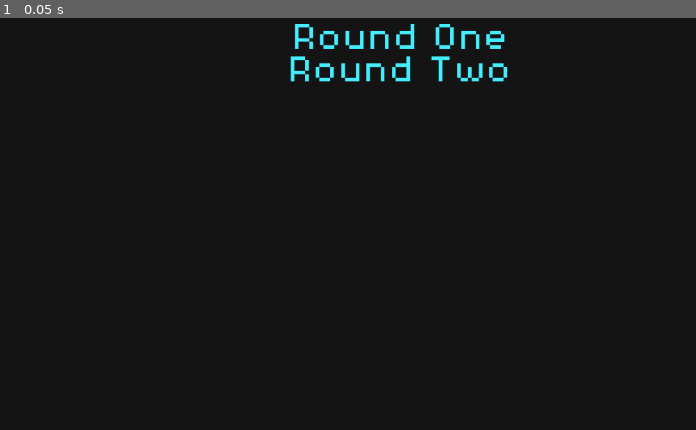
Above: before the commit, frame 1.
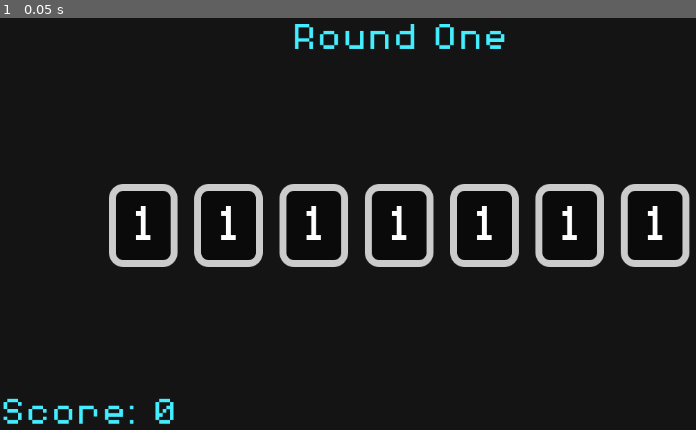
Above: after the commit, the same moment.

Repository: bblodget/WorkingMemory
Game: Godot game, scene res://GameScene.tscn
Same seed, same stepped clock (60 frames per second), same inputs: the game is played once before the commit and once after it. This scene is started directly instead of the project's main scene.
Inputs:
- Up to frame 1 (0.05 s): no input

The runs differ from the first frame. In frame 1, 6.4% of the frame differs, in the area x 0-100%, y 9-99%.
Error in both runs: Cannot call method 'connect' on a null value. (res://GameScene.gd:9)

Commit message:
added score

Diff:
--- a/GameScene.tscn
+++ b/GameScene.tscn
@@ -1,7 +1,19 @@
-[gd_scene load_steps=3 format=3 uid="uid://ban7g60nv7b4h"]
+[gd_scene load_steps=4 format=3 uid="uid://ban7g60nv7b4h"]
 
 [ext_resource type="Script" path="res://GameScene.gd" id="1_6qy41"]
 [ext_resource type="Theme" path="res://BaseTheme.tres" id="2_1htor"]
+
+[sub_resource type="StyleBoxFlat" id="StyleBoxFlat_sguwi"]
+bg_color = Color(0.0392157, 0.0392157, 0.0392157, 1)
+border_width_left = 10
+border_width_top = 10
+border_width_right = 10
+border_width_bottom = 10
+corner_radius_top_left = 20
+corner_radius_top_right = 20
+corner_radius_bottom_right = 20
+corner_radius_bottom_left = 20
+corner_detail = 10
 
 [node name="GameScene" type="Node"]
 script = ExtResource("1_6qy41")
@@ -25,11 +37,266 @@
 text = "Round One"
 horizontal_alignment = 1
 
-[node name="Round Two" type="Label" parent="CanvasLayer/MarginContainer/Rows"]
+[node name="spacer1" type="HBoxContainer" parent="CanvasLayer/MarginContainer/Rows"]
+layout_mode = 2
+size_flags_vertical = 3
+alignment = 1
+
+[node name="HBoxContainer" type="HBoxContainer" parent="CanvasLayer/MarginContainer/Rows"]
+layout_mode = 2
+alignment = 1
+
+[node name="Digit1" type="MarginContainer" parent="CanvasLayer/MarginContainer/Rows/HBoxContainer"]
+layout_mode = 2
+size_flags_vertical = 8
+theme_override_constants/margin_left = 10
+theme_override_constants/margin_top = 10
+theme_override_constants/margin_right = 10
+theme_override_constants/margin_bottom = 10
+
+[node name="Panel" type="Panel" parent="CanvasLayer/MarginContainer/Rows/HBoxContainer/Digit1"]
+layout_mode = 2
+theme_override_styles/panel = SubResource("StyleBoxFlat_sguwi")
+
+[node name="MarginContainer" type="MarginContainer" parent="CanvasLayer/MarginContainer/Rows/HBoxContainer/Digit1"]
+layout_mode = 2
+theme_override_constants/margin_left = 32
+theme_override_constants/margin_top = 32
+theme_override_constants/margin_right = 32
+theme_override_constants/margin_bottom = 32
+
+[node name="Panel" type="Panel" parent="CanvasLayer/MarginContainer/Rows/HBoxContainer/Digit1/MarginContainer"]
+visible = false
+layout_mode = 2
+
+[node name="HBoxContainer" type="HBoxContainer" parent="CanvasLayer/MarginContainer/Rows/HBoxContainer/Digit1/MarginContainer"]
+layout_mode = 2
+
+[node name="Value" type="Label" parent="CanvasLayer/MarginContainer/Rows/HBoxContainer/Digit1/MarginContainer/HBoxContainer"]
+custom_minimum_size = Vector2(23, 0)
+layout_mode = 2
+size_flags_vertical = 0
+theme = ExtResource("2_1htor")
+theme_override_font_sizes/font_size = 80
+text = "1"
+
+[node name="Digit2" type="MarginContainer" parent="CanvasLayer/MarginContainer/Rows/HBoxContainer"]
+layout_mode = 2
+size_flags_vertical = 8
+theme_override_constants/margin_left = 10
+theme_override_constants/margin_top = 10
+theme_override_constants/margin_right = 10
+theme_override_constants/margin_bottom = 10
+
+[node name="Panel" type="Panel" parent="CanvasLayer/MarginContainer/Rows/HBoxContainer/Digit2"]
+layout_mode = 2
+theme_override_styles/panel = SubResource("StyleBoxFlat_sguwi")
+
+[node name="MarginContainer" type="MarginContainer" parent="CanvasLayer/MarginContainer/Rows/HBoxContainer/Digit2"]
+layout_mode = 2
+theme_override_constants/margin_left = 32
+theme_override_constants/margin_top = 32
+theme_override_constants/margin_right = 32
+theme_override_constants/margin_bottom = 32
+
+[node name="Panel" type="Panel" parent="CanvasLayer/MarginContainer/Rows/HBoxContainer/Digit2/MarginContainer"]
+visible = false
+layout_mode = 2
+
+[node name="HBoxContainer" type="HBoxContainer" parent="CanvasLayer/MarginContainer/Rows/HBoxContainer/Digit2/MarginContainer"]
+layout_mode = 2
+
+[node name="Value" type="Label" parent="CanvasLayer/MarginContainer/Rows/HBoxContainer/Digit2/MarginContainer/HBoxContainer"]
+custom_minimum_size = Vector2(23, 0)
+layout_mode = 2
+size_flags_vertical = 0
+theme = ExtResource("2_1htor")
+theme_override_font_sizes/font_size = 80
+text = "1"
+
+[node name="Digit3" type="MarginContainer" parent="CanvasLayer/MarginContainer/Rows/HBoxContainer"]
+layout_mode = 2
+size_flags_vertical = 8
+theme_override_constants/margin_left = 10
+theme_override_constants/margin_top = 10
+theme_override_constants/margin_right = 10
+theme_override_constants/margin_bottom = 10
+
+[node name="Panel" type="Panel" parent="CanvasLayer/MarginContainer/Rows/HBoxContainer/Digit3"]
+layout_mode = 2
+theme_override_styles/panel = SubResource("StyleBoxFlat_sguwi")
+
+[node name="MarginContainer" type="MarginContainer" parent="CanvasLayer/MarginContainer/Rows/HBoxContainer/Digit3"]
+layout_mode = 2
+theme_override_constants/margin_left = 32
+theme_override_constants/margin_top = 32
+theme_override_constants/margin_right = 32
+theme_override_constants/margin_bottom = 32
+
+[node name="Panel" type="Panel" parent="CanvasLayer/MarginContainer/Rows/HBoxContainer/Digit3/MarginContainer"]
+visible = false
+layout_mode = 2
+
+[node name="HBoxContainer" type="HBoxContainer" parent="CanvasLayer/MarginContainer/Rows/HBoxContainer/Digit3/MarginContainer"]
+layout_mode = 2
+
+[node name="Value" type="Label" parent="CanvasLayer/MarginContainer/Rows/HBoxContainer/Digit3/MarginContainer/HBoxContainer"]
+custom_minimum_size = Vector2(23, 0)
+layout_mode = 2
+size_flags_vertical = 0
+theme = ExtResource("2_1htor")
+theme_override_font_sizes/font_size = 80
+text = "1"
+
+[node name="Digit4" type="MarginContainer" parent="CanvasLayer/MarginContainer/Rows/HBoxContainer"]
+layout_mode = 2
+size_flags_vertical = 8
+theme_override_constants/margin_left = 10
+theme_override_constants/margin_top = 10
+theme_override_constants/margin_right = 10
+theme_override_constants/margin_bottom = 10
+
+[node name="Panel" type="Panel" parent="CanvasLayer/MarginContainer/Rows/HBoxContainer/Digit4"]
+layout_mode = 2
+theme_override_styles/panel = SubResource("StyleBoxFlat_sguwi")
+
+[node name="MarginContainer" type="MarginContainer" parent="CanvasLayer/MarginContainer/Rows/HBoxContainer/Digit4"]
+layout_mode = 2
+theme_override_constants/margin_left = 32
+theme_override_constants/margin_top = 32
+theme_override_constants/margin_right = 32
+theme_override_constants/margin_bottom = 32
+
+[node name="Panel" type="Panel" parent="CanvasLayer/MarginContainer/Rows/HBoxContainer/Digit4/MarginContainer"]
+visible = false
+layout_mode = 2
+
+[node name="HBoxContainer" type="HBoxContainer" parent="CanvasLayer/MarginContainer/Rows/HBoxContainer/Digit4/MarginContainer"]
+layout_mode = 2
+
+[node name="Value" type="Label" parent="CanvasLayer/MarginContainer/Rows/HBoxContainer/Digit4/MarginContainer/HBoxContainer"]
+custom_minimum_size = Vector2(23, 0)
+layout_mode = 2
+size_flags_vertical = 0
+theme = ExtResource("2_1htor")
+theme_override_font_sizes/font_size = 80
+text = "1"
+
+[node name="Digit5" type="MarginContainer" parent="CanvasLayer/MarginContainer/Rows/HBoxContainer"]
+layout_mode = 2
+size_flags_vertical = 8
+theme_override_constants/margin_left = 10
+theme_override_constants/margin_top = 10
+theme_override_constants/margin_right = 10
+theme_override_constants/margin_bottom = 10
+
+[node name="Panel" type="Panel" parent="CanvasLayer/MarginContainer/Rows/HBoxContainer/Digit5"]
+layout_mode = 2
+theme_override_styles/panel = SubResource("StyleBoxFlat_sguwi")
+
+[node name="MarginContainer" type="MarginContainer" parent="CanvasLayer/MarginContainer/Rows/HBoxContainer/Digit5"]
+layout_mode = 2
+theme_override_constants/margin_left = 32
+theme_override_constants/margin_top = 32
+theme_override_constants/margin_right = 32
+theme_override_constants/margin_bottom = 32
+
+[node name="Panel" type="Panel" parent="CanvasLayer/MarginContainer/Rows/HBoxContainer/Digit5/MarginContainer"]
+visible = false
+layout_mode = 2
+
+[node name="HBoxContainer" type="HBoxContainer" parent="CanvasLayer/MarginContainer/Rows/HBoxContainer/Digit5/MarginContainer"]
+layout_mode = 2
+
+[node name="Value" type="Label" parent="CanvasLayer/MarginContainer/Rows/HBoxContainer/Digit5/MarginContainer/HBoxContainer"]
+custom_minimum_size = Vector2(23, 0)
+layout_mode = 2
+size_flags_vertical = 0
+theme = ExtResource("2_1htor")
+theme_override_font_sizes/font_size = 80
+text = "1"
+
+[node name="Digit6" type="MarginContainer" parent="CanvasLayer/MarginContainer/Rows/HBoxContainer"]
+layout_mode = 2
+size_flags_vertical = 8
+theme_override_constants/margin_left = 10
+theme_override_constants/margin_top = 10
+theme_override_constants/margin_right = 10
+theme_override_constants/margin_bottom = 10
+
+[node name="Panel" type="Panel" parent="CanvasLayer/MarginContainer/Rows/HBoxContainer/Digit6"]
+layout_mode = 2
+theme_override_styles/panel = SubResource("StyleBoxFlat_sguwi")
+
+[node name="MarginContainer" type="MarginContainer" parent="CanvasLayer/MarginContainer/Rows/HBoxContainer/Digit6"]
+layout_mode = 2
+theme_override_constants/margin_left = 32
+theme_override_constants/margin_top = 32
+theme_override_constants/margin_right = 32
+theme_override_constants/margin_bottom = 32
+
+[node name="Panel" type="Panel" parent="CanvasLayer/MarginContainer/Rows/HBoxContainer/Digit6/MarginContainer"]
+visible = false
+layout_mode = 2
+
+[node name="HBoxContainer" type="HBoxContainer" parent="CanvasLayer/MarginContainer/Rows/HBoxContainer/Digit6/MarginContainer"]
+layout_mode = 2
+
+[node name="Value" type="Label" parent="CanvasLayer/MarginContainer/Rows/HBoxContainer/Digit6/MarginContainer/HBoxContainer"]
+custom_minimum_size = Vector2(23, 0)
+layout_mode = 2
+size_flags_vertical = 0
+theme = ExtResource("2_1htor")
+theme_override_font_sizes/font_size = 80
+text = "1"
+
+[node name="Digit7" type="MarginContainer" parent="CanvasLayer/MarginContainer/Rows/HBoxContainer"]
+layout_mode = 2
+size_flags_vertical = 8
+theme_override_constants/margin_left = 10
+theme_override_constants/margin_top = 10
+theme_override_constants/margin_right = 10
+theme_override_constants/margin_bottom = 10
+
+[node name="Panel" type="Panel" parent="CanvasLayer/MarginContainer/Rows/HBoxContainer/Digit7"]
+layout_mode = 2
+theme_override_styles/panel = SubResource("StyleBoxFlat_sguwi")
+
+[node name="MarginContainer" type="MarginContainer" parent="CanvasLayer/MarginContainer/Rows/HBoxContainer/Digit7"]
+layout_mode = 2
+theme_override_constants/margin_left = 32
+theme_override_constants/margin_top = 32
+theme_override_constants/margin_right = 32
+theme_override_constants/margin_bottom = 32
+
+[node name="Panel" type="Panel" parent="CanvasLayer/MarginContainer/Rows/HBoxContainer/Digit7/MarginContainer"]
+visible = false
+layout_mode = 2
+
+[node name="HBoxContainer" type="HBoxContainer" parent="CanvasLayer/MarginContainer/Rows/HBoxContainer/Digit7/MarginContainer"]
+layout_mode = 2
+
+[node name="Value" type="Label" parent="CanvasLayer/MarginContainer/Rows/HBoxContainer/Digit7/MarginContainer/HBoxContainer"]
+custom_minimum_size = Vector2(23, 0)
+layout_mode = 2
+size_flags_vertical = 0
+theme = ExtResource("2_1htor")
+theme_override_font_sizes/font_size = 80
+text = "1"
+
+[node name="spacer3" type="HBoxContainer" parent="CanvasLayer/MarginContainer/Rows"]
+layout_mode = 2
+size_flags_vertical = 3
+alignment = 1
+
+[node name="spacer2" type="HBoxContainer" parent="CanvasLayer/MarginContainer/Rows"]
+layout_mode = 2
+
+[node name="Score" type="Label" parent="CanvasLayer/MarginContainer/Rows/spacer2"]
 layout_mode = 2
 theme = ExtResource("2_1htor")
 theme_override_colors/font_color = Color(0.266667, 0.933333, 1, 1)
 theme_override_font_sizes/font_size = 60
-text = "Round Two
+text = "Score: 0
 "
 horizontal_alignment = 1
